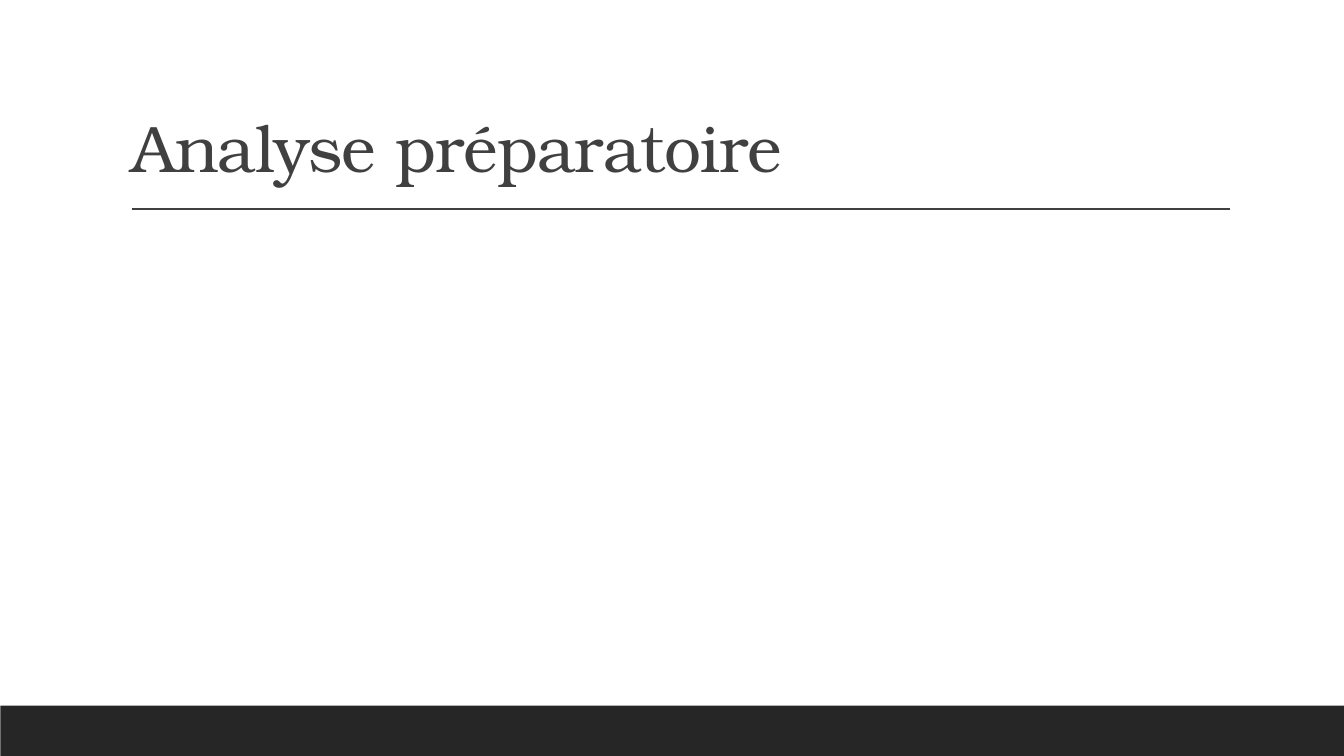
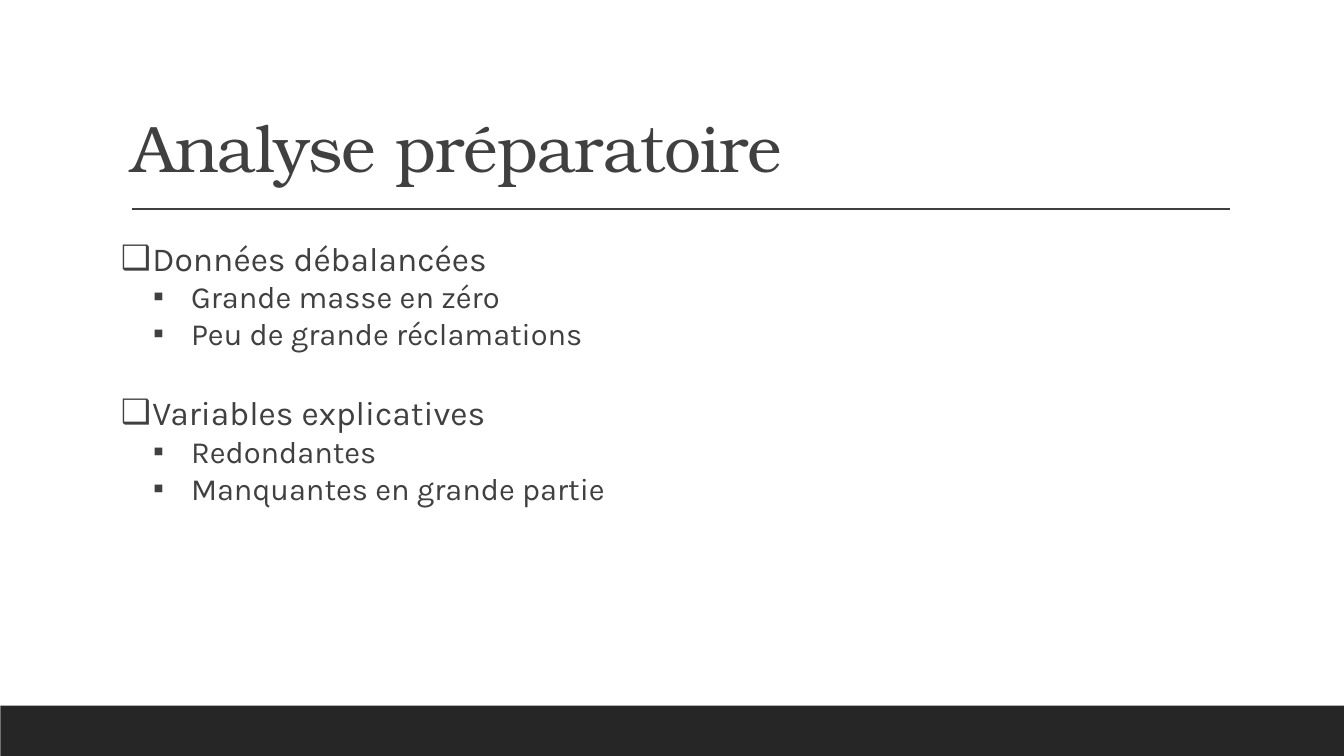
Before and after one commit to Dan-UL/PasDePlaziat, a slide deck: slide 6 of Final/Presentation_Equipe9.pptx. Drawn at 1344x756 pixels with LibreOffice and Linux fonts; fonts in the diff are those of the drawing. Boxes give left, top, right and bottom in pixels: in the first picture for what was removed or moved away, otherwise in the second. Text is boxed around its words. In the diff, an @@ line names an element or a change of style, - is before the commit and + after.

```diff
--- a/Final/Presentation_Equipe9.pptx
+++ b/Final/Presentation_Equipe9.pptx
@@ text added at <box>152,245,605,507</box>, 22 pt, text #404040 @@
+❑ Données débalancées
+  ▪ Grande masse en zéro
+  ▪ Peu de grande réclamations
+❑ Variables explicatives
+  ▪ Redondantes
+  ▪ Manquantes en grande partie
```
Also in this commit, not shown: 3 other slides changed, 1 other file.
